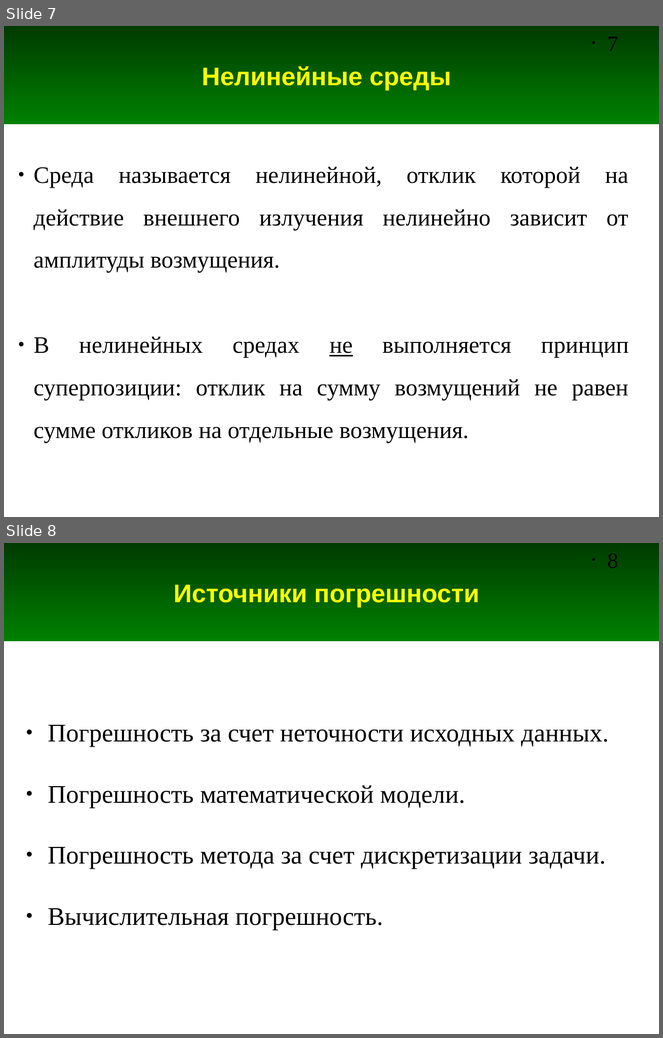
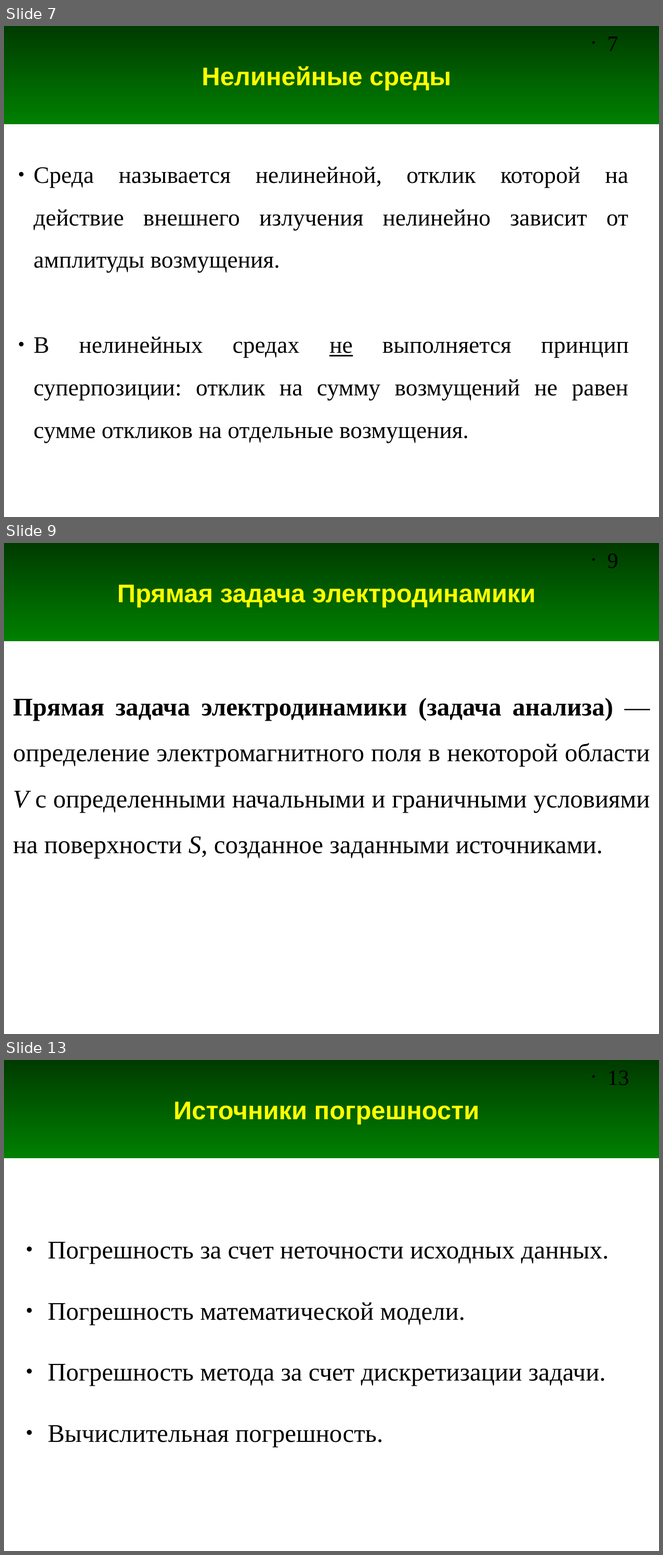
Before and after one commit to andris0147sv/modelling, a slide deck: presentations/1. Problem Statement.odp. Shown one above the other, each under a label of ours: slides 7 and 8 before the commit, slides 7, 9 and 13 after it; the slides between them are not shown. The pictures are 663x1038 and 663x1555 pixels, drawn with LibreOffice and Linux fonts; fonts in the diff are those of the drawing. Boxes give left, top, right and bottom in pixels: in the first picture for what was removed or moved away, otherwise in the second. Text is boxed around its words. In the diff, an @@ line names an element or a change of style, - is before the commit and + after.

```diff
--- a/presentations/1. Problem Statement.odp
+++ b/presentations/1. Problem Statement.odp
@@ slide 9 added at (4,543,659,1034), background #FFFFFF; not listed: 2 template elements that a slide beside it also shows @@
@@ title added at (117,585,536,607), 28 pt, text #FFFF00, bold @@
+Прямая задача электродинамики
@@ text added at (13,698,650,859), 28 pt, text #000000 @@
+Прямая задача электродинамики (задача анализа) — определение электромагнитного поля в некоторой области V с определенными начальными и граничными условиями на поверхности S, созданное заданными источниками.
@@ what was slide 8 is now slide 13 @@
@@ page number at (608,1070,630,1085): text changed @@
-• 8
+• 13
```
Also in this commit, not shown: 6 slides changed, 7 other slides added, 1 other file.
